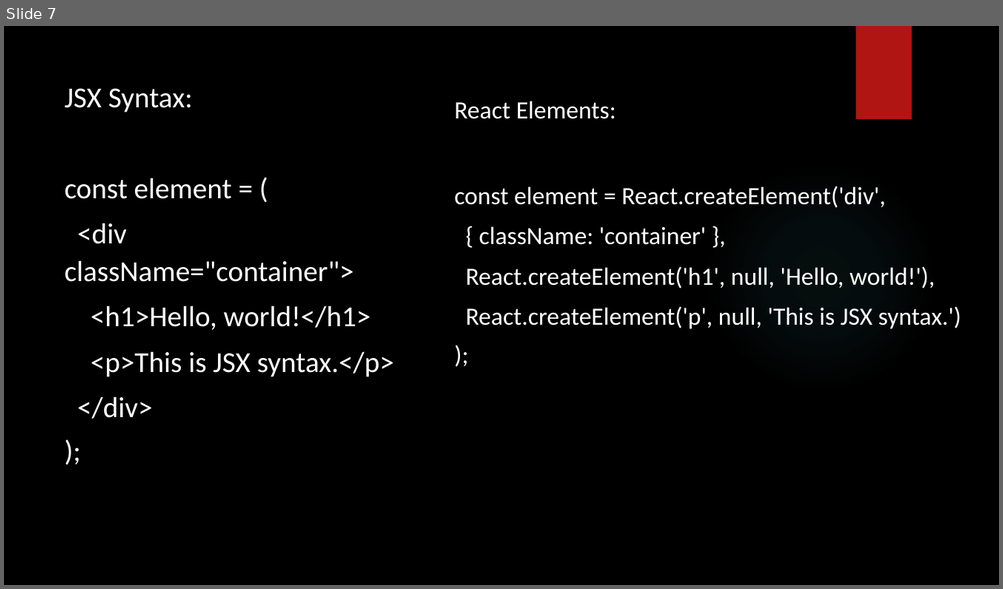
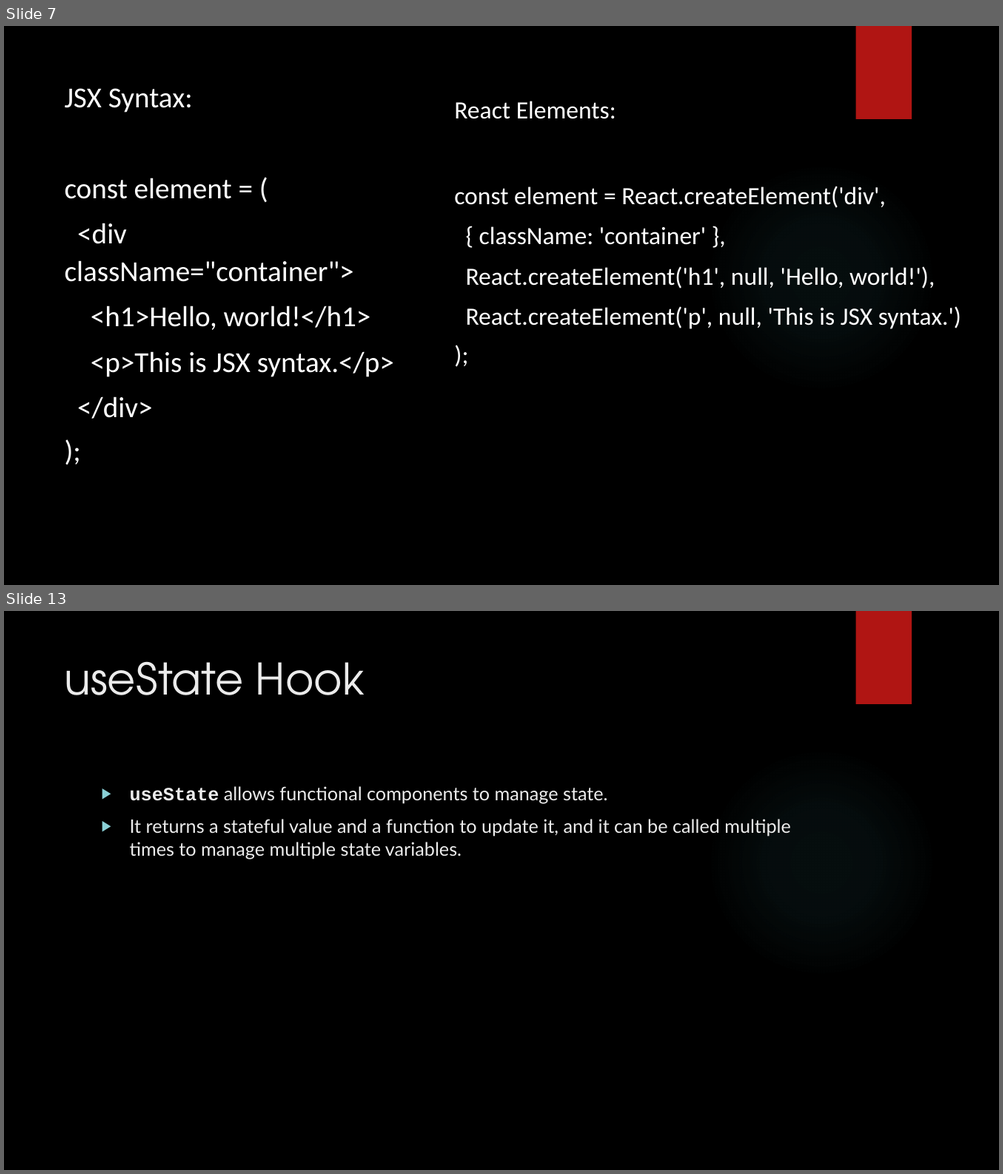
Before and after one commit to onkarbhawar111/React-batch-7-Oct, a slide deck: React PPT.pptx. Shown one above the other, each under a label of ours: slide 7 before the commit, slides 7 and 13 after it; the slides between them are not shown. The pictures are 1003x589 and 1003x1174 pixels, drawn with LibreOffice and Linux fonts; fonts in the diff are those of the drawing; background and template pictures are left out. Boxes give left, top, right and bottom in pixels: in the first picture for what was removed or moved away, otherwise in the second. Text is boxed around its words. In the diff, an @@ line names an element or a change of style, - is before the commit and + after.

```diff
--- a/React PPT.pptx
+++ b/React PPT.pptx
@@ slide 13 added at (4, 611, 999, 1170), background picture (left out); not listed: 2 template elements that a slide beside it also shows @@
@@ title added at (64, 661, 364, 695), 42 pt, text #EBEBEB @@
+useState Hook
@@ text added at (130, 786, 791, 859), 18 pt, text #ECECEC @@
+▶ useState allows functional components to manage state.
+▶ It returns a stateful value and a function to update it, and it can be called multiple times to manage multiple state variables.
```
Also in this commit, not shown: 15 other slides added, 7 other files.
